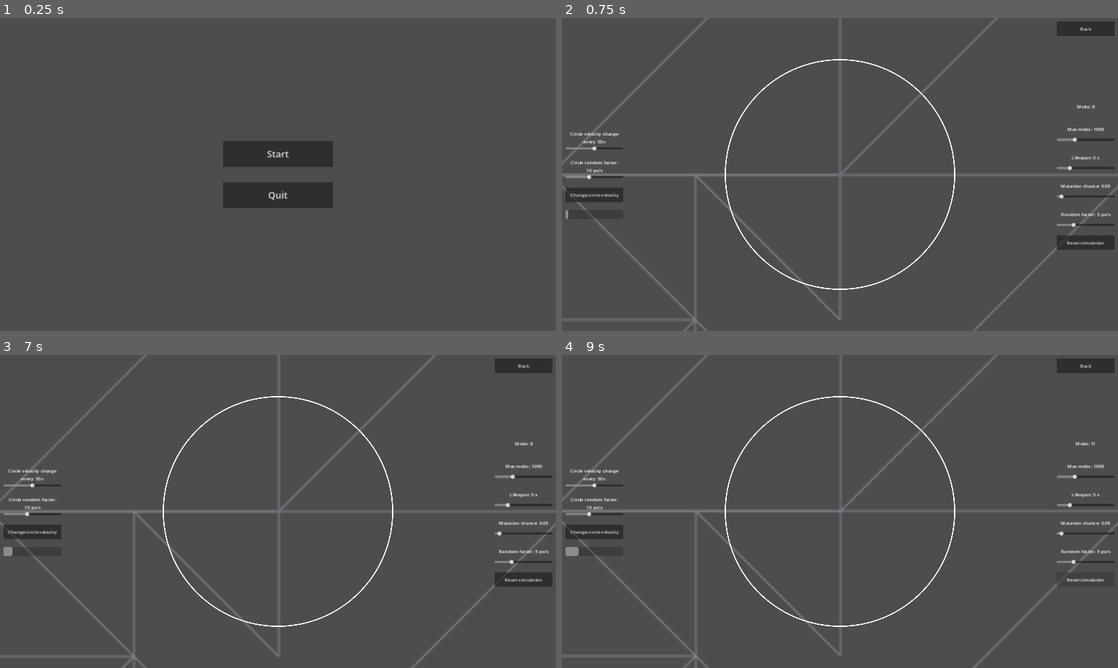
Above: before the commit, frames 1-4 (two rows, left to right).
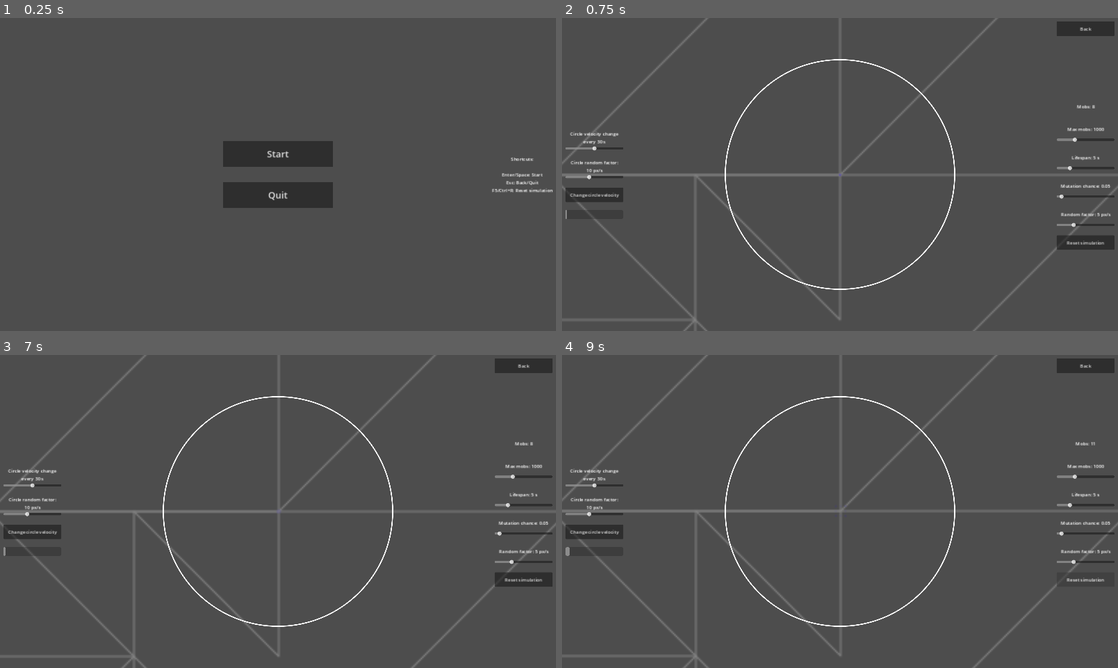
Above: after the commit, the same moments.

Repository: 11ALX11/Natural-selection-demo
Game: Godot game, scene res://scenes/main_scene_node.tscn
Same seed, same stepped clock (60 frames per second), same inputs: the game is played once before the commit and once after it.
Inputs:
- Up to frame 1 (0.25 s): no input
- Up to frame 2 (0.75 s): click "Start" at 0.5 s
- Up to frame 3 (7 s): click "Change circle velocity" at 1.25 s; click "Change circle velocity" at 2 s; click "Change circle velocity" at 2.75 s; tap Enter at 5 s; click "Back" at 5.75 s; click "Start" at 6.5 s
- Up to frame 4 (9 s): click "Reset simulation" at 7.25 s; tap Space at 8 s; tap Enter at 8.75 s

The runs differ from the first frame. In frame 1, 0.2% of the frame differs, in the area x 88-100%, y 44-56%; in frame 2, less than 0.1%; in frame 3, less than 0.1%; in frame 4, less than 0.1%.

Commit message:
working on ShortcutsLabel

Diff:
--- a/scenes/main_scene_node.gd
+++ b/scenes/main_scene_node.gd
@@ -77,6 +77,7 @@
 	mobs_count = 8
 	get_node("HUD/InWorldUI/RightControlGroup/MarginContainer/MobsCount").text = "Mobs: " + str(mobs_count)
 
+	reset_circle_progress_bar()
 	$World.launch_circle()
 
 
--- a/scenes/start_menu/start_menu.tscn
+++ b/scenes/start_menu/start_menu.tscn
@@ -25,7 +25,7 @@
 script = ExtResource("1_dlwu1")
 metadata/_edit_lock_ = true
 
-[node name="VBoxContainer" type="VBoxContainer" parent="."]
+[node name="Center" type="VBoxContainer" parent="."]
 layout_mode = 1
 anchors_preset = 8
 anchor_left = 0.5
@@ -39,13 +39,13 @@
 grow_horizontal = 2
 grow_vertical = 2
 
-[node name="MarginContainer" type="MarginContainer" parent="VBoxContainer"]
+[node name="MarginContainer" type="MarginContainer" parent="Center"]
 layout_mode = 2
 theme_override_constants/margin_top = 24
 theme_override_constants/margin_bottom = 24
 metadata/_edit_group_ = true
 
-[node name="StartButton" type="Button" parent="VBoxContainer/MarginContainer"]
+[node name="StartButton" type="Button" parent="Center/MarginContainer"]
 custom_minimum_size = Vector2(380, 90)
 layout_mode = 2
 focus_mode = 0
@@ -53,13 +53,13 @@
 shortcut = SubResource("Shortcut_fhncf")
 text = "Start"
 
-[node name="MarginContainer2" type="MarginContainer" parent="VBoxContainer"]
+[node name="MarginContainer2" type="MarginContainer" parent="Center"]
 layout_mode = 2
 theme_override_constants/margin_top = 24
 theme_override_constants/margin_bottom = 24
 metadata/_edit_group_ = true
 
-[node name="QuitButton" type="Button" parent="VBoxContainer/MarginContainer2"]
+[node name="QuitButton" type="Button" parent="Center/MarginContainer2"]
 custom_minimum_size = Vector2(380, 90)
 layout_mode = 2
 focus_mode = 0
@@ -67,5 +67,33 @@
 shortcut = SubResource("Shortcut_nivqu")
 text = "Quit"
 
-[connection signal="pressed" from="VBoxContainer/MarginContainer/StartButton" to="." method="_on_start_button_pressed"]
-[connection signal="pressed" from="VBoxContainer/MarginContainer2/QuitButton" to="." method="_on_quit_button_pressed"]
+[node name="MarginContainer" type="MarginContainer" parent="."]
+layout_mode = 1
+anchors_preset = 6
+anchor_left = 1.0
+anchor_top = 0.5
+anchor_right = 1.0
+anchor_bottom = 0.5
+offset_left = -233.0
+offset_top = -78.0
+offset_bottom = 78.0
+grow_horizontal = 0
+grow_vertical = 2
+theme_override_constants/margin_left = 12
+theme_override_constants/margin_top = 12
+theme_override_constants/margin_right = 12
+theme_override_constants/margin_bottom = 12
+metadata/_edit_group_ = true
+
+[node name="ShortcutsLabel" type="Label" parent="MarginContainer"]
+layout_mode = 2
+text = "Shortcuts:
+
+Enter/Space: Start
+Esc: Back/Quit
+F5/Ctrl+R: Reset simulation"
+horizontal_alignment = 1
+vertical_alignment = 1
+
+[connection signal="pressed" from="Center/MarginContainer/StartButton" to="." method="_on_start_button_pressed"]
+[connection signal="pressed" from="Center/MarginContainer2/QuitButton" to="." method="_on_quit_button_pressed"]
